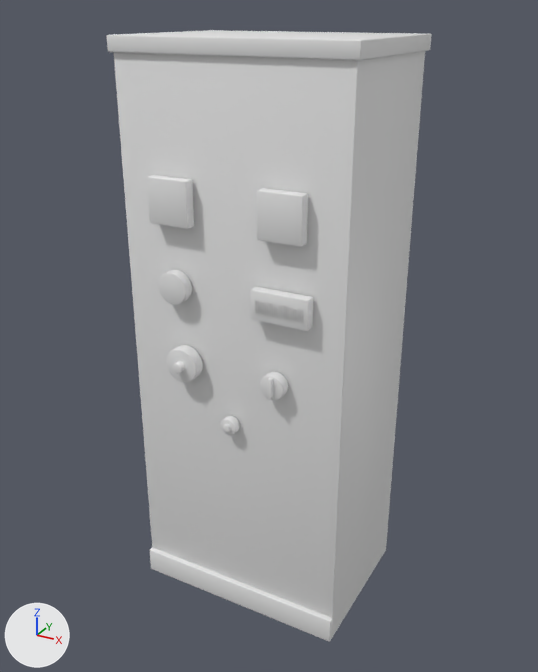
Before and after pictures for a commit that changed the glTF model assets/models/soviet/SM_DGA24_Switchboard.glb.
One viewpoint serves both versions: a 50 mm camera at (0.961, -1.765, 1.698) aimed at (0.002, -0.021, 0.826). The lights are fixed; the arrows at lower left show +X, +Y and +Z. The picture after the commit comes second. Where no turn or scale is listed for an object, it has been applied to the vertices.

Names of what the first picture shows: 'Frame_Ammeter_E378', 'Frame_Freq_V85', 'Frame_Voltmeter_E377', 'GlowEye_Spiral', 'Needle_OilGauge_MD214', 'SM_DGA24_Switchboard', 'Switch_Phase_PMOF45', 'Wheel_Rheostat_RV'.
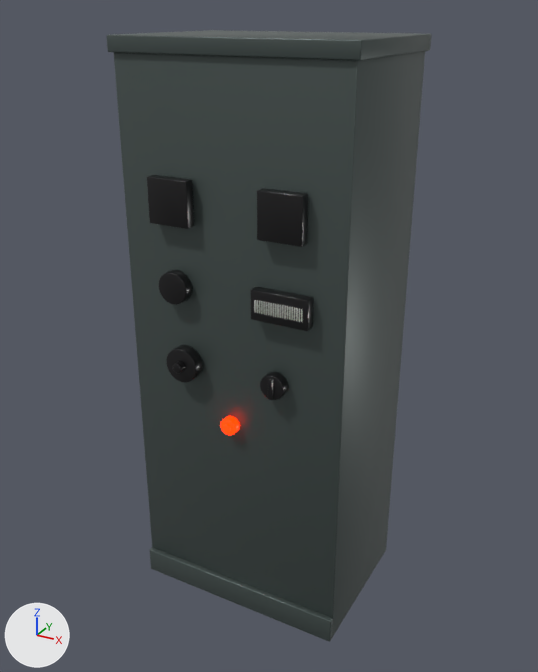
The change, as a list of edits to the scene's bpy script:
```text
Change mat_m_hammer_grey:
    mat_m_hammer_grey.base_color: (0.8, 0.8, 0.8) -> (0.0697, 0.0915, 0.0869)  # white #e7e7e7 -> dark grey #4b5553
Change mat_m_carbolite_black:
    mat_m_carbolite_black.base_color: (0.8, 0.8, 0.8) -> (0.00456, 0.00412, 0.00503)  # white #e7e7e7 -> black #0e0d10
Change mat_m_glow_nichrome:
    mat_m_glow_nichrome.base_color: (0.8, 0.8, 0.8) -> (1.0, 0.0189, 0.0)  # white #e7e7e7 -> red #ff2500
    add mat_m_glow_nichrome.emission_strength = 4.0
```

What differs and where, as boxes (x1, y1, x2, y2) in the pictures (538 x 672 px):
'SM_DGA24_Switchboard', recoloured (white to dark grey)
    both: (107, 30, 431, 642)
'Frame_Ammeter_E378', recoloured (white to black)
    both: (257, 188, 308, 247)
'Frame_Voltmeter_E377', recoloured (white to black)
    both: (147, 175, 194, 229)
'Frame_Freq_V85', recoloured (white to black)
    both: (251, 287, 313, 331)
'Wheel_Rheostat_RV', recoloured (white to black)
    both: (166, 345, 203, 383)
'Needle_OilGauge_MD214', recoloured (white to black)
    both: (158, 270, 192, 305)
'Switch_Phase_PMOF45', recoloured (white to black)
    both: (260, 372, 288, 400)
'GlowEye_Spiral', recoloured, surface changed (darker)
    both: (220, 416, 240, 435)
